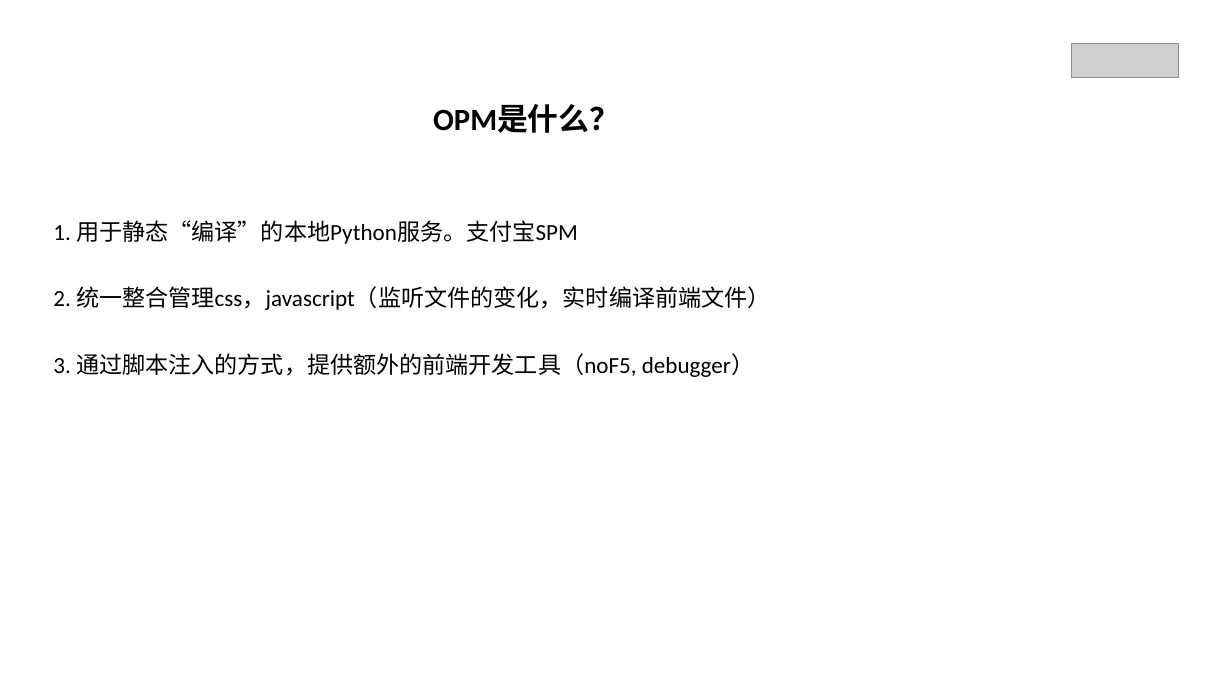
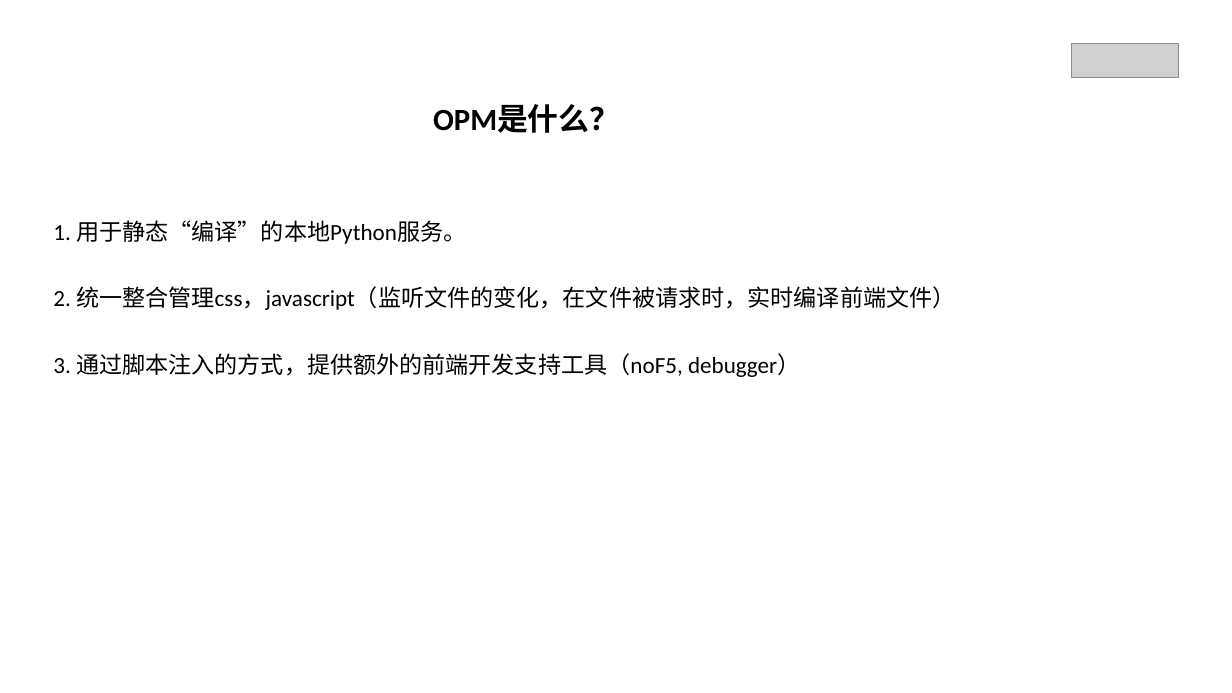
Before and after one commit to EchoFUN/RREN-FEdev, a slide deck: slide 3 of FE-dev-0.0.1.pptx. Drawn at 1232x693 pixels with LibreOffice and Linux fonts; fonts in the diff are those of the drawing; grey boxes stand for pictures. Boxes give left, top, right and bottom in pixels: in the first picture for what was removed or moved away, otherwise in the second. Text is boxed around its words. In the diff, an @@ line names an element or a change of style, - is before the commit and + after.

Commit message:
Modify the PPT

```diff
--- a/FE-dev-0.0.1.pptx
+++ b/FE-dev-0.0.1.pptx
@@ text at bbox=[53, 220, 466, 244]: text changed @@
-1. 用于静态“编译”的本地Python服务。支付宝SPM
+1. 用于静态“编译”的本地Python服务。
@@ text at bbox=[53, 286, 955, 310]: text changed @@
-2. 统一整合管理css，javascript（监听文件的变化，实时编译前端文件）
+2. 统一整合管理css，javascript（监听文件的变化，在文件被请求时，实时编译前端文件）
@@ text at bbox=[53, 353, 800, 377]: text changed @@
-3. 通过脚本注入的方式，提供额外的前端开发工具（noF5, debugger）
+3. 通过脚本注入的方式，提供额外的前端开发支持工具（noF5, debugger）
```
Also in this commit, not shown: 4 other slides changed, 5 slides added.
